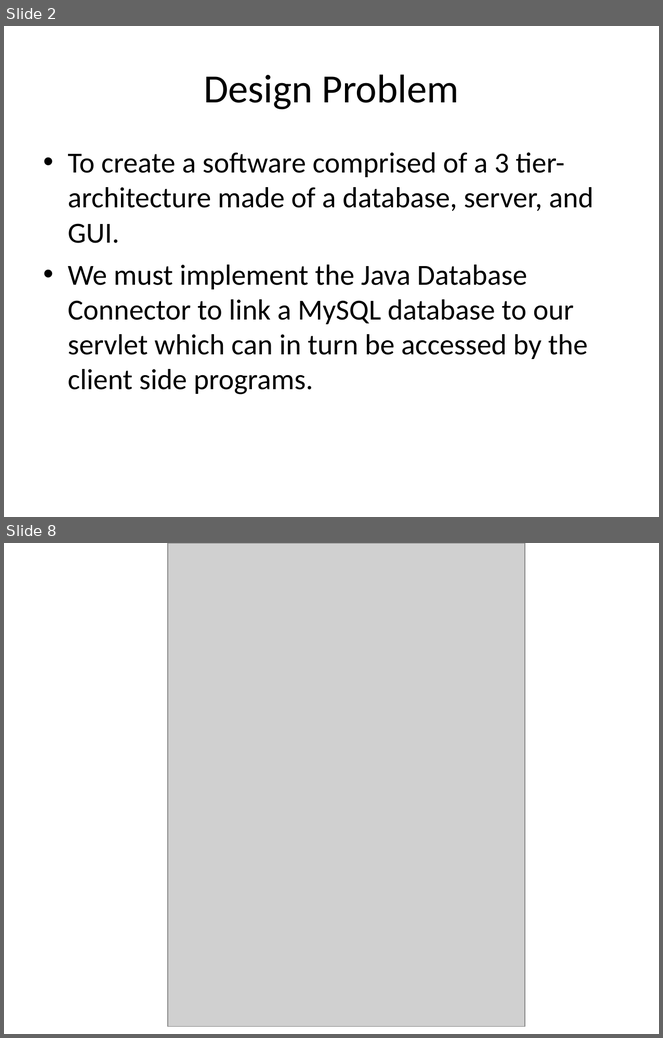
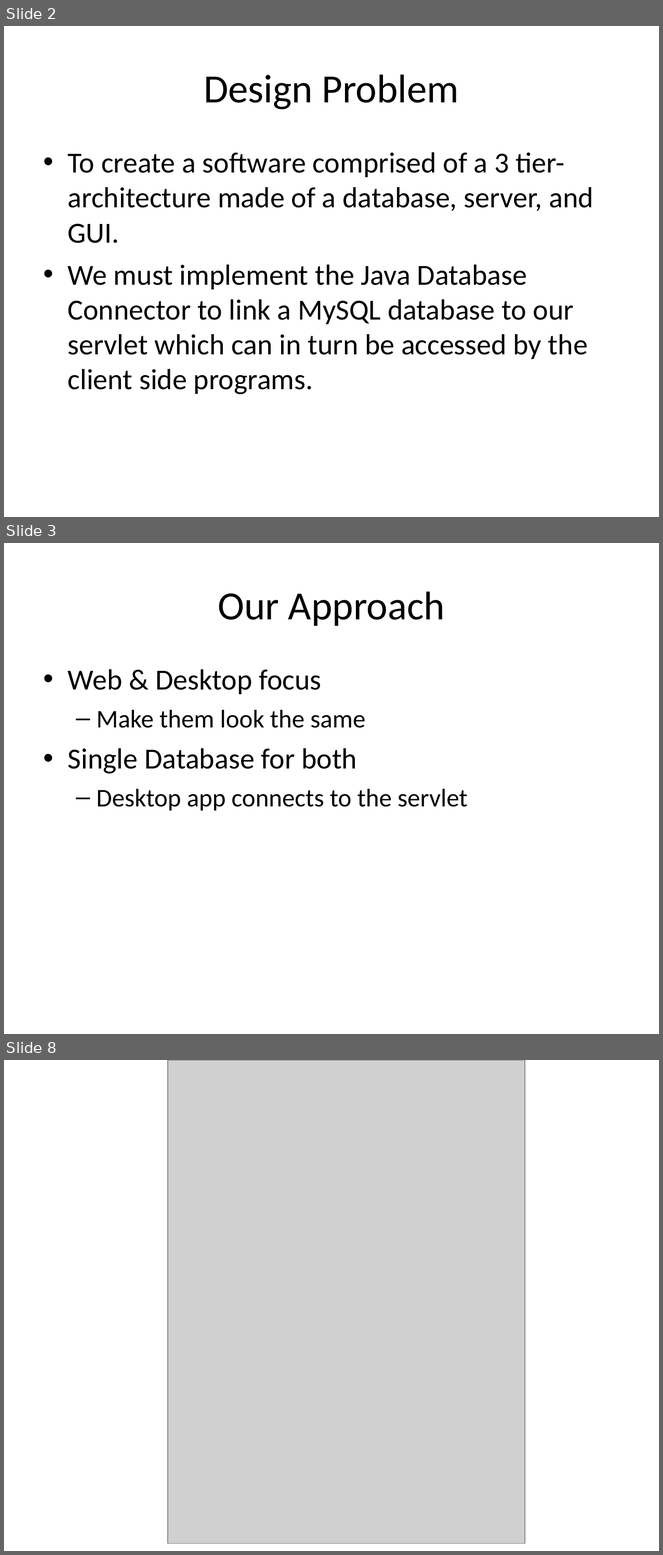
Before and after one commit to aajackson/Creepers, a slide deck: Documentation/MyFavs Presentation.ppt. Shown one above the other, each under a label of ours: slides 2 and 8 before the commit, slides 2, 3 and 8 after it; the slides between them are not shown. The pictures are 663x1038 and 663x1555 pixels, drawn with LibreOffice and Linux fonts; fonts in the diff are those of the drawing; grey boxes stand for pictures. Boxes give left, top, right and bottom in pixels: in the first picture for what was removed or moved away, otherwise in the second. Text is boxed around its words. In the diff, an @@ line names an element or a change of style, - is before the commit and + after.

```diff
--- a/Documentation/MyFavs Presentation.ppt
+++ b/Documentation/MyFavs Presentation.ppt
@@ slide 3 added at bbox=[4, 543, 659, 1034], background #FFFFFF @@
@@ title added at bbox=[218, 591, 445, 626], 44 pt, text #000000 @@
+Our Approach
@@ text added at bbox=[68, 669, 468, 811], 28 pt, text #000000 @@
+• Web & Desktop focus
+  – Make them look the same
+• Single Database for both
+  – Desktop app connects to the servlet
```
Also in this commit, not shown: 8 slides changed, 1 other slide added, 2 slides removed.
